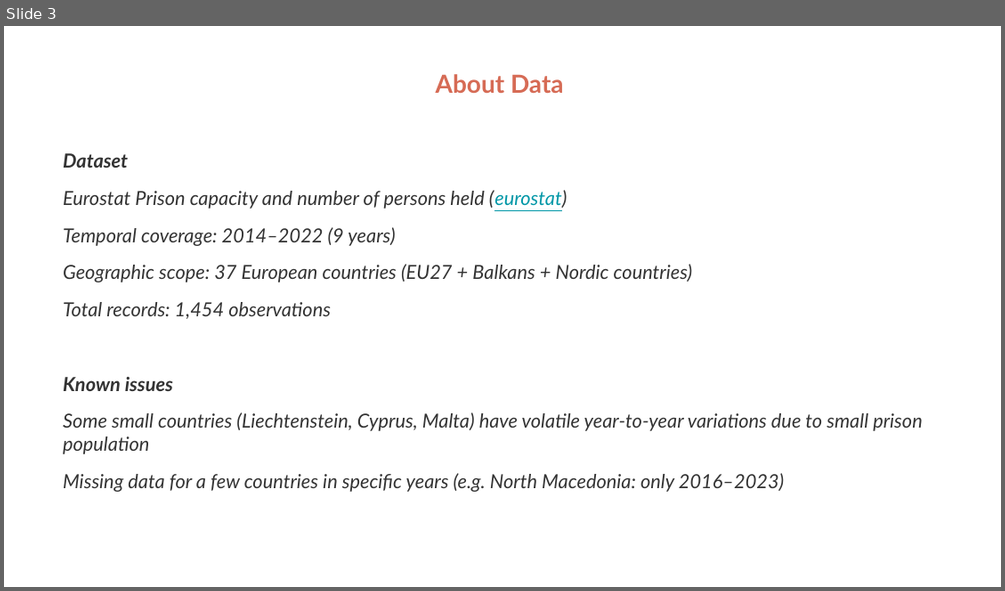
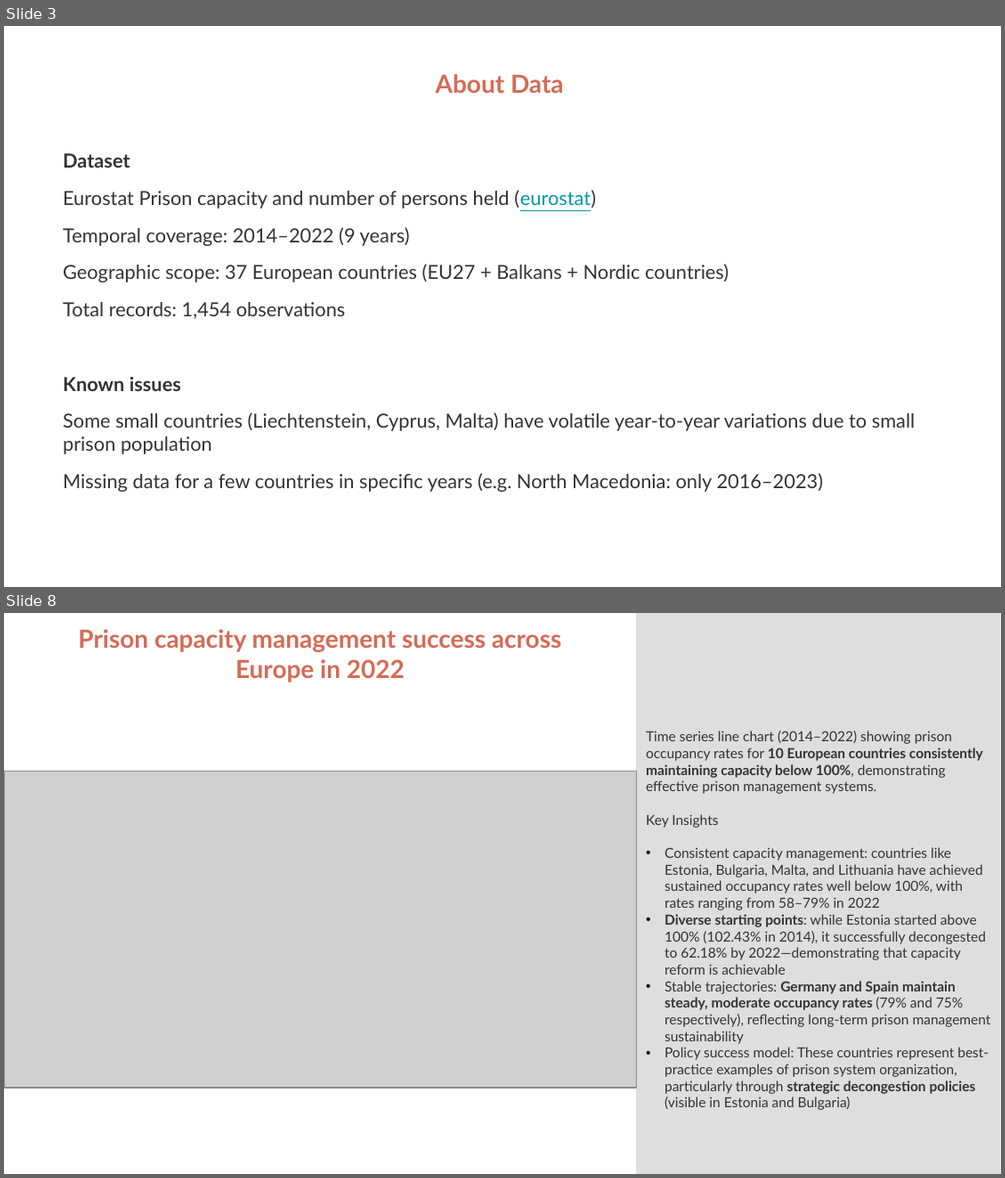
Before and after one commit to gevola-dev/FDS02Q001, a slide deck: data_viz/prison_data_project/26_01_03_prisons_statistics.pptx. Shown one above the other, each under a label of ours: slide 3 before the commit, slides 3 and 8 after it; the slides between them are not shown. The pictures are 1005x591 and 1005x1178 pixels, drawn with LibreOffice and Linux fonts; fonts in the diff are those of the drawing; grey boxes stand for pictures. Boxes give left, top, right and bottom in pixels: in the first picture for what was removed or moved away, otherwise in the second. Text is boxed around its words. In the diff, an @@ line names an element or a change of style, - is before the commit and + after.

```diff
--- a/data_viz/prison_data_project/26_01_03_prisons_statistics.pptx
+++ b/data_viz/prison_data_project/26_01_03_prisons_statistics.pptx
@@ slide 8 added at [4,613,1001,1174], background #FFFFFF @@
@@ text added at [78,629,561,682], 18 pt, text #D66B55, bold @@
+Prison capacity management success across Europe in 2022
@@ rectangle added at [636,613,1001,1173], fill #DEDEDE @@
@@ text added at [646,730,991,1110], 10 pt, text #333333 @@
+Time series line chart (2014–2022) showing prison occupancy rates for 10 European countries consistently maintaining capacity below 100%, demonstrating effective prison management systems.
+Key Insights
+• Consistent capacity management: countries like Estonia, Bulgaria, Malta, and Lithuania have achieved sustained occupancy rates well below 100%, with rates ranging from 58–79% in 2022
+• Diverse starting points: while Estonia started above 100% (102.43% in 2014), it successfully decongested to 62.18% by 2022—demonstrating that capacity reform is achievable
+• Stable trajectories: Germany and Spain maintain steady, moderate occupancy rates (79% and 75% respectively), reflecting long-term prison management sustainability
+• Policy success model: These countries represent best-practice examples of prison system organization, particularly through strategic decongestion policies (visible in Estonia and Bulgaria)
@@ picture added at [4,771,636,1087] @@
@@ slide 3 changed as well @@
@@ text at [63,153,914,491]: italic off @@
```
Also in this commit, not shown: 5 other slides changed, 5 other slides added, 7 slides removed, 4 other files.
